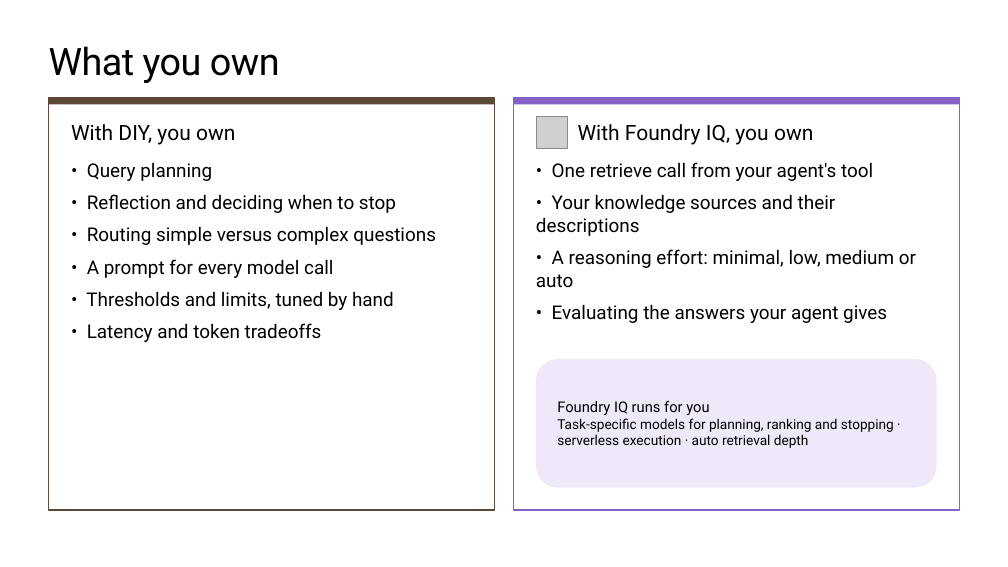
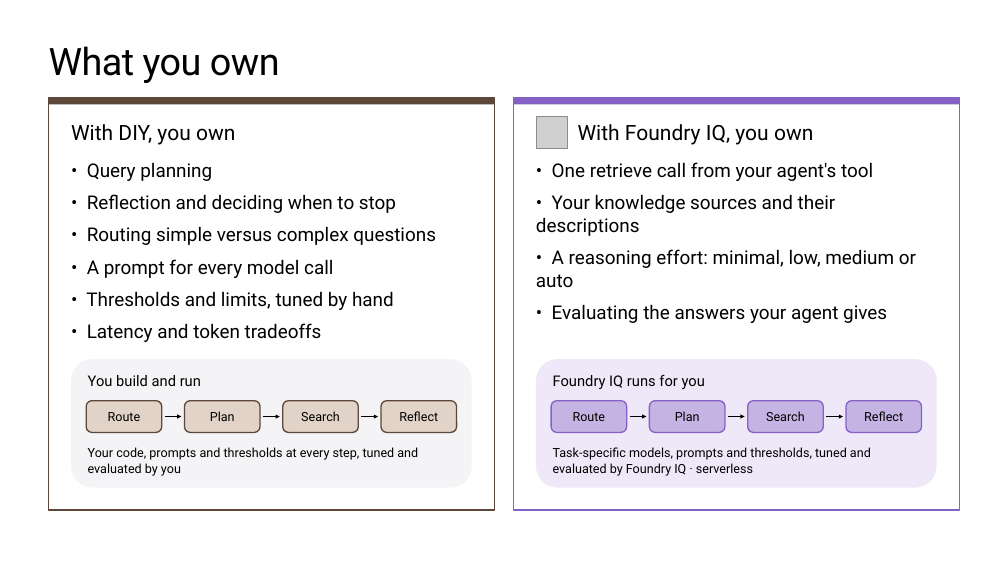
Before and after one commit to microsoft/ignite26-BRK300-building-agentic-retrieval-from-diy-to-foundry-iq, a slide deck: slide 36 of IgniteBRK300-WorkingDeck.pptx. Drawn at 1008x567 pixels with LibreOffice and Linux fonts; fonts in the diff are those of the drawing; grey boxes stand for pictures; background and template pictures are left out. Boxes give left, top, right and bottom in pixels: in the first picture for what was removed or moved away, otherwise in the second. Text is boxed around its words. In the diff, an @@ line names an element or a change of style, - is before the commit and + after.

```diff
--- a/IgniteBRK300-WorkingDeck.pptx
+++ b/IgniteBRK300-WorkingDeck.pptx
@@ rounded rectangle added at (71, 359, 472, 488), fill #F4F3F5 @@
@@ text added at (88, 375, 201, 386), 14 pt, text #000000 @@
+You build and run
@@ text added at (553, 375, 705, 389), 14 pt, text #000000 @@
+Foundry IQ runs for you
@@ rounded rectangle added at (86, 401, 162, 433), fill #E1D3C7, outline #5C4738 1.25 pt, 12 pt, text #000000 @@
+Route
@@ arrow added from (165, 417) to (181, 417), #000000 1.25 pt @@
@@ rounded rectangle added at (185, 401, 260, 433), fill #E1D3C7, outline #5C4738 1.25 pt, 12 pt, text #000000 @@
+Plan
@@ arrow added from (263, 417) to (280, 417), #000000 1.25 pt @@
@@ rounded rectangle added at (283, 401, 358, 433), fill #E1D3C7, outline #5C4738 1.25 pt, 12 pt, text #000000 @@
+Search
@@ arrow added from (361, 417) to (378, 417), #000000 1.25 pt @@
@@ rounded rectangle added at (381, 401, 457, 433), fill #E1D3C7, outline #5C4738 1.25 pt, 12 pt, text #000000 @@
+Reflect
@@ rounded rectangle added at (551, 401, 627, 433), fill #C5B4E3, outline #8661C5 1.25 pt, 12 pt, text #000000 @@
+Route
@@ text in rounded rectangle at (557, 401, 894, 448): text removed @@
-Foundry IQ runs for you
-Task-specific models for planning, ranking and stopping · serverless execution · auto retrieval depth
@@ arrow added from (630, 417) to (647, 417), #000000 1.25 pt @@
@@ rounded rectangle added at (650, 401, 725, 433), fill #C5B4E3, outline #8661C5 1.25 pt, 12 pt, text #000000 @@
+Plan
@@ arrow added from (728, 417) to (745, 417), #000000 1.25 pt @@
@@ rounded rectangle added at (748, 401, 823, 433), fill #C5B4E3, outline #8661C5 1.25 pt, 12 pt, text #000000 @@
+Search
@@ arrow added from (827, 417) to (843, 417), #000000 1.25 pt @@
@@ rounded rectangle added at (846, 401, 922, 433), fill #C5B4E3, outline #8661C5 1.25 pt, 12 pt, text #000000 @@
+Reflect
@@ text added at (88, 447, 418, 476), 12 pt, text #000000 @@
+Your code, prompts and thresholds at every step, tuned and evaluated by you
@@ text added at (553, 447, 871, 476), 12 pt, text #000000 @@
+Task-specific models, prompts and thresholds, tuned and evaluated by Foundry IQ · serverless
```
Also in this commit, not shown: 3 other slides changed.
